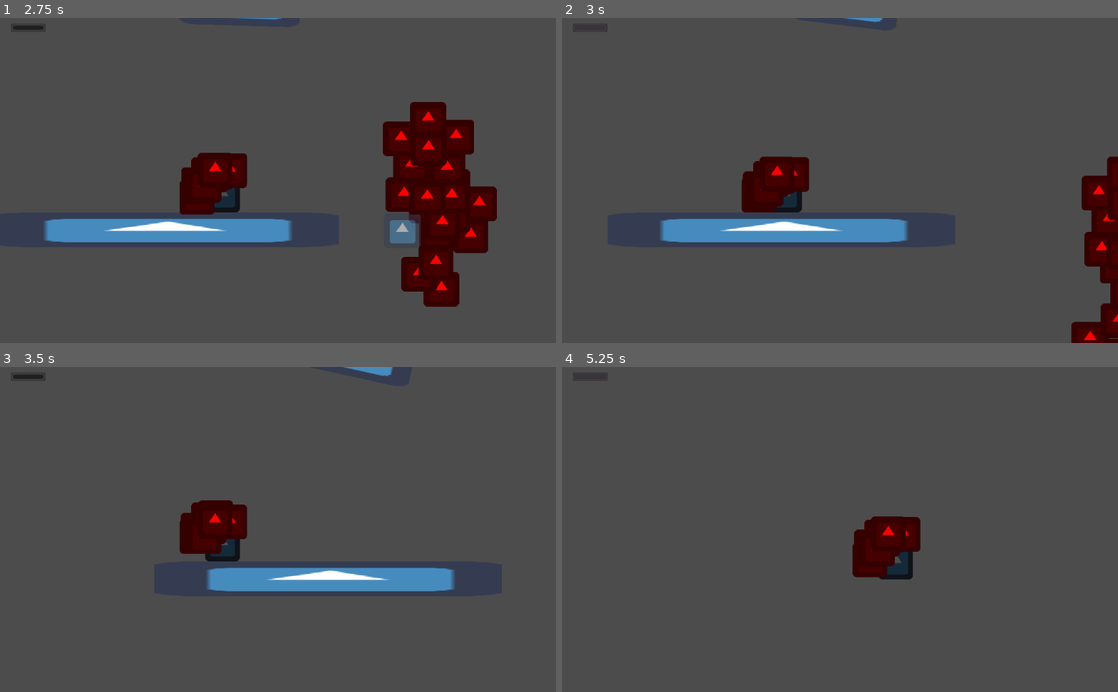
Above: before the commit, frames 1-4 (two rows, left to right).
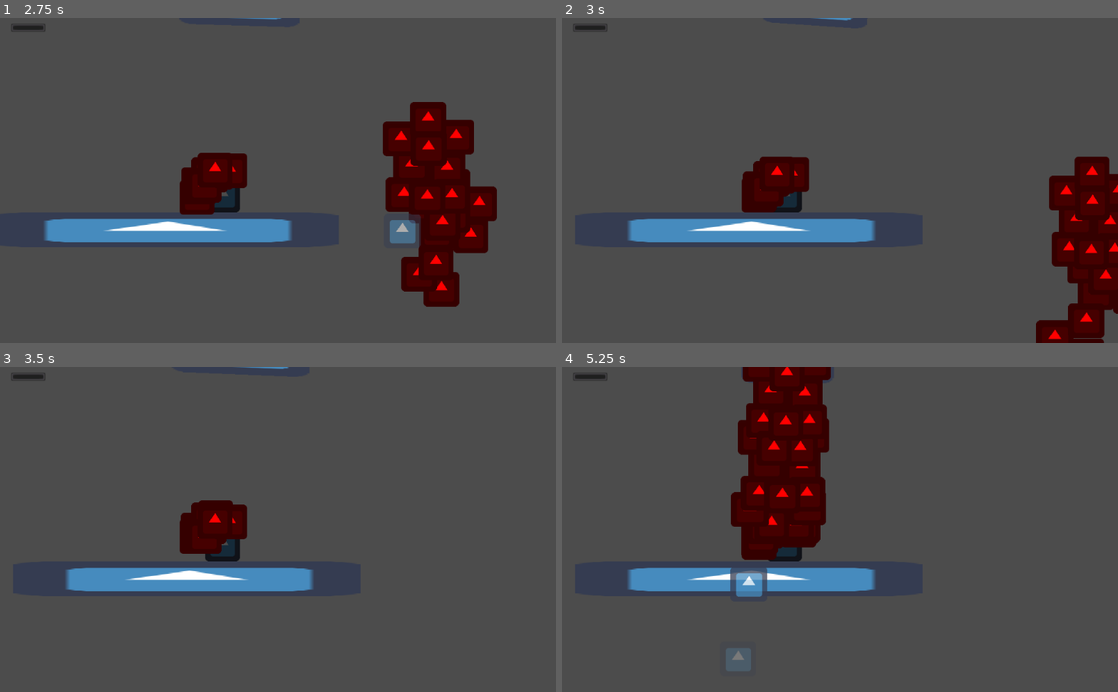
Above: after the commit, the same moments.

Repository: uspgamedev/welcome-to-your-mind
Game: Godot game, scene res://Stages/Depression/Sections/tentacleTest.tscn
The game is run twice, just before and just after one commit, with the same random seed, the same clock (stepped at 60 frames per second) and the same inputs. This scene is started directly instead of the project's main scene. The engine's default icon, where the game draws it, is replaced by a stand-in: a white triangle on a blue panel in a dark square.
Inputs:
- Up to frame 1 (2.75 s): hold Right (ui_right) 0.53-2.03 s; tap Up (ui_up) at 0.77, 1.52 s; hold Left (ui_left) from 2.03 s (still down)
- Up to frame 2 (3 s): keep holding Left (ui_left)
- Up to frame 3 (3.5 s): keep holding Left (ui_left); tap Up (ui_up) at 3.02 s
- Up to frame 4 (5.25 s): tap Up (ui_up) at 3.77, 4.52 s; release Left (ui_left) at 4.28 s; hold Right (ui_right) from 4.28 s (still down)

Frame 1 is identical in both runs. In frame 2, 5.5% of the frame differs, in the area x 2-100%, y 0-100%; in frame 3, 4.1%; in frame 4, 14%, in the area x 2-65%, y 0-94%.

Commit message:
Basic version of respawn
Also small fix in OctopusTentacle wall position

Diff:
--- a/Player/Player.gd
+++ b/Player/Player.gd
@@ -1,6 +1,4 @@
 extends KinematicBody2D
-
-export (String)var ReloadScene = "res://Stages/DepressionStage.tscn"
 
 const GRAV = 2480
 const ACCEL = 8
@@ -17,6 +15,7 @@
 var triggers = []
 
 signal jumped
+signal died
 
 onready var timerbar = get_node("CanvasLayer/ProgressBar")
 
@@ -90,7 +89,9 @@
 		$DeathTimer.start()
 
 func die():
-	get_tree().change_scene(ReloadScene)
+	set_process(false)
+	set_physics_process(false)
+	emit_signal("died")
 
 func _on_DeathTimer_timeout():
 	self.die()
--- /dev/null
+++ b/Stages/Depression/DepressionStage.gd
@@ -0,0 +1,44 @@
+extends Node
+
+var respawn_point = Vector2(195, -1420)
+var respawn_camera = [-80, -1900, 7450, 600, 1] # left, top, right, bottom, zoom
+
+
+func update_respawn_camera(Player):
+	var Cam = Player.get_node("Camera2D")
+	respawn_camera = [Cam.limit_left, Cam.limit_top, Cam.limit_right, Cam.limit_bottom, Cam.zoom.x]
+
+
+func set_camera_limits(Player):
+	var Cam = Player.get_node("Camera2D")
+	Cam.limit_left = respawn_camera[0]
+	Cam.limit_top = respawn_camera[1]
+	Cam.limit_right = respawn_camera[2]
+	Cam.limit_bottom = respawn_camera[3]
+	Cam.zoom = Vector2(respawn_camera[4], respawn_camera[4])
+
+
+func _on_Checkpoint1_body_entered(body):
+	if not body.is_in_group("Player"):
+		return
+
+	$Checkpoints/Checkpoint1.queue_free()
+	$IntroTriggerBad.queue_free()
+	respawn_point = Vector2(3730, 237)
+	update_respawn_camera(body)
+
+
+func _on_Checkpoint2_body_entered(body):
+	if not body.is_in_group("Player"):
+		return
+
+	$Checkpoints/Checkpoint2.queue_free()
+	respawn_point = Vector2(6890, 267)
+	update_respawn_camera(body)
+
+
+func _on_Player_died():
+	$Player.set_global_position(respawn_point)
+	set_camera_limits($Player)
+	$Player.set_physics_process(true)
+	$Player.set_process(true)
--- a/Stages/Depression/Sections/IntroTriggerBad.tscn
+++ b/Stages/Depression/Sections/IntroTriggerBad.tscn
@@ -15,17 +15,17 @@
 custom_solver_bias = 0.0
 extents = Vector2( 40, 250 )
 
-[sub_resource type="RectangleShape2D" id=4]
+[sub_resource type="RectangleShape2D" id=3]
 
 custom_solver_bias = 0.0
 extents = Vector2( 40, 600 )
 
-[sub_resource type="RectangleShape2D" id=3]
+[sub_resource type="RectangleShape2D" id=4]
 
 custom_solver_bias = 0.0
 extents = Vector2( 200, 30 )
 
-[node name="IntroTriggerBad" type="Node2D"]
+[node name="IntroTriggerBad" type="Node2D" index="0"]
 
 [node name="Scenery" type="Node2D" parent="." index="0"]
 
@@ -124,11 +124,9 @@
 
 [node name="CollisionShape2D" type="CollisionShape2D" parent="Scenery/InvisibleWall2" index="0"]
 
-shape = SubResource( 4 )
+shape = SubResource( 3 )
 
 [node name="Enemies" type="Node2D" parent="." index="1"]
-
-editor/display_folded = true
 
 [node name="TriggerBad" parent="Enemies" index="0" instance=ExtResource( 2 )]
 
--- a/Stages/Depression/Sections/OctopusTentacle.tscn
+++ b/Stages/Depression/Sections/OctopusTentacle.tscn
@@ -38,7 +38,7 @@
 custom_solver_bias = 0.0
 extents = Vector2( 20, 50 )
 
-[node name="OctopusTentacle" type="Node2D"]
+[node name="OctopusTentacle" type="Node2D" index="0"]
 
 script = ExtResource( 1 )
 
@@ -199,7 +199,7 @@
 ]]
 
 editor/display_folded = true
-position = Vector2( 2485.73, 517.815 )
+position = Vector2( 2556.73, 517.815 )
 input_pickable = false
 collision_layer = 1
 collision_mask = 1
@@ -224,7 +224,7 @@
 ]]
 
 editor/display_folded = true
-position = Vector2( 2880, 330 )
+position = Vector2( 2876, 330 )
 input_pickable = false
 collision_layer = 1
 collision_mask = 1
@@ -242,8 +242,8 @@
 
 [node name="CollisionShape2D" type="CollisionShape2D" parent="Scenery/Wall6" index="1"]
 
-position = Vector2( -54.6616, 16.819 )
 shape = SubResource( 4 )
+_sections_unfolded = [ "Transform" ]
 
 [node name="Spawns" type="Node2D" parent="." index="1"]
 
--- a/Stages/DepressionStage.tscn
+++ b/Stages/DepressionStage.tscn
@@ -1,19 +1,26 @@
-[gd_scene load_steps=8 format=2]
+[gd_scene load_steps=10 format=2]
 
-[ext_resource path="res://Player/Player.tscn" type="PackedScene" id=1]
-[ext_resource path="res://Stages/Depression/Sections/IntroTriggerBad.tscn" type="PackedScene" id=2]
-[ext_resource path="res://Stages/Depression/Sections/TriggerGoodChallenges/IntroJump.tscn" type="PackedScene" id=3]
-[ext_resource path="res://Stages/Depression/Sections/PuzzleOctopus.tscn" type="PackedScene" id=4]
-[ext_resource path="res://Stages/Depression/Sections/TriggerGoodChallenges/IntermediateJump.tscn" type="PackedScene" id=5]
-[ext_resource path="res://Stages/Depression/Sections/OctopusTentacle.tscn" type="PackedScene" id=6]
-[ext_resource path="res://Stages/Depression/Sections/TriggerGoodChallenges/AdvancedJump.tscn" type="PackedScene" id=7]
+[ext_resource path="res://Stages/Depression/DepressionStage.gd" type="Script" id=1]
+[ext_resource path="res://Player/Player.tscn" type="PackedScene" id=2]
+[ext_resource path="res://Stages/Depression/Sections/IntroTriggerBad.tscn" type="PackedScene" id=3]
+[ext_resource path="res://Stages/Depression/Sections/TriggerGoodChallenges/IntroJump.tscn" type="PackedScene" id=4]
+[ext_resource path="res://Stages/Depression/Sections/PuzzleOctopus.tscn" type="PackedScene" id=5]
+[ext_resource path="res://Stages/Depression/Sections/TriggerGoodChallenges/IntermediateJump.tscn" type="PackedScene" id=6]
+[ext_resource path="res://Stages/Depression/Sections/OctopusTentacle.tscn" type="PackedScene" id=7]
+[ext_resource path="res://Stages/Depression/Sections/TriggerGoodChallenges/AdvancedJump.tscn" type="PackedScene" id=8]
+
+[sub_resource type="RectangleShape2D" id=1]
+
+custom_solver_bias = 0.0
+extents = Vector2( 180, 100 )
 
 [node name="DepressionStage" type="Node" index="0"]
 
-[node name="Player" parent="." index="0" instance=ExtResource( 1 )]
+script = ExtResource( 1 )
+
+[node name="Player" parent="." index="0" instance=ExtResource( 2 )]
 
 position = Vector2( 195, -1420 )
-ReloadScene = "res://Stages/DepressionStage.tscn"
 
 [node name="Camera2D" type="Camera2D" parent="Player" index="6"]
 
@@ -41,27 +48,75 @@
 editor_draw_drag_margin = false
 _sections_unfolded = [ "Limit", "Smoothing", "Transform" ]
 
-[node name="IntroTriggerBad" parent="." index="1" instance=ExtResource( 2 )]
+[node name="IntroTriggerBad" parent="." index="1" instance=ExtResource( 3 )]
 
 position = Vector2( 3.4248, 3.42468 )
 
-[node name="JumpIntro" parent="." index="2" instance=ExtResource( 3 )]
+[node name="JumpIntro" parent="." index="2" instance=ExtResource( 4 )]
 
 position = Vector2( 3000, -300 )
 _sections_unfolded = [ "Transform" ]
 
-[node name="PuzzleOctopus" parent="." index="3" instance=ExtResource( 4 )]
+[node name="PuzzleOctopus" parent="." index="3" instance=ExtResource( 5 )]
 
 position = Vector2( 7703.17, -469.765 )
 
-[node name="IntermediateJump" parent="." index="4" instance=ExtResource( 5 )]
+[node name="IntermediateJump" parent="." index="4" instance=ExtResource( 6 )]
 
 position = Vector2( 10292.9, 53.3559 )
 
-[node name="OctopusTentacle" parent="." index="5" instance=ExtResource( 6 )]
+[node name="OctopusTentacle" parent="." index="5" instance=ExtResource( 7 )]
 
 position = Vector2( 14672.1, -1107.06 )
 
-[node name="AdvancedJump" parent="." index="6" instance=ExtResource( 7 )]
+[node name="AdvancedJump" parent="." index="6" instance=ExtResource( 8 )]
 
 position = Vector2( 17584, -695.748 )
+
+[node name="Checkpoints" type="Node" parent="." index="7"]
+
+[node name="Checkpoint1" type="Area2D" parent="Checkpoints" index="0"]
+
+editor/display_folded = true
+position = Vector2( 3830, 170 )
+input_pickable = true
+gravity_vec = Vector2( 0, 1 )
+gravity = 98.0
+linear_damp = 0.1
+angular_damp = 1.0
+audio_bus_override = false
+audio_bus_name = "Master"
+_sections_unfolded = [ "Transform" ]
+
+[node name="CollisionShape2D" type="CollisionShape2D" parent="Checkpoints/Checkpoint1" index="0"]
+
+shape = SubResource( 1 )
+__meta__ = {
+"_edit_lock_": true
+}
+
+[node name="Checkpoint2" type="Area2D" parent="Checkpoints" index="1"]
+
+editor/display_folded = true
+position = Vector2( 6940, 205 )
+input_pickable = true
+gravity_vec = Vector2( 0, 1 )
+gravity = 98.0
+linear_damp = 0.1
+angular_damp = 1.0
+audio_bus_override = false
+audio_bus_name = "Master"
+_sections_unfolded = [ "Transform" ]
+
+[node name="CollisionShape2D" type="CollisionShape2D" parent="Checkpoints/Checkpoint2" index="0"]
+
+shape = SubResource( 1 )
+__meta__ = {
+"_edit_lock_": true
+}
+
+[connection signal="died" from="Player" to="." method="_on_Player_died"]
+
+[connection signal="body_entered" from="Checkpoints/Checkpoint1" to="." method="_on_Checkpoint1_body_entered"]
+
+[connection signal="body_entered" from="Checkpoints/Checkpoint2" to="." method="_on_Checkpoint2_body_entered"]
Not shown: 2 places in Stages/Depression/Sections/IntroTriggerBad.tscn that only renumber resources
